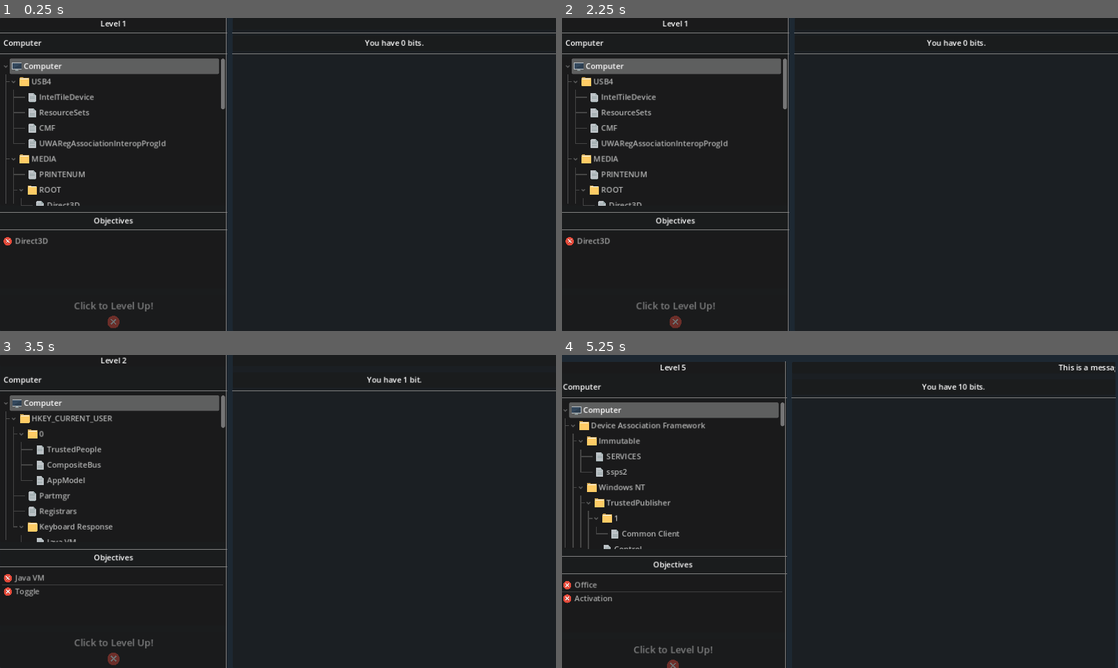
Above: before the commit, frames 1-4 (two rows, left to right).
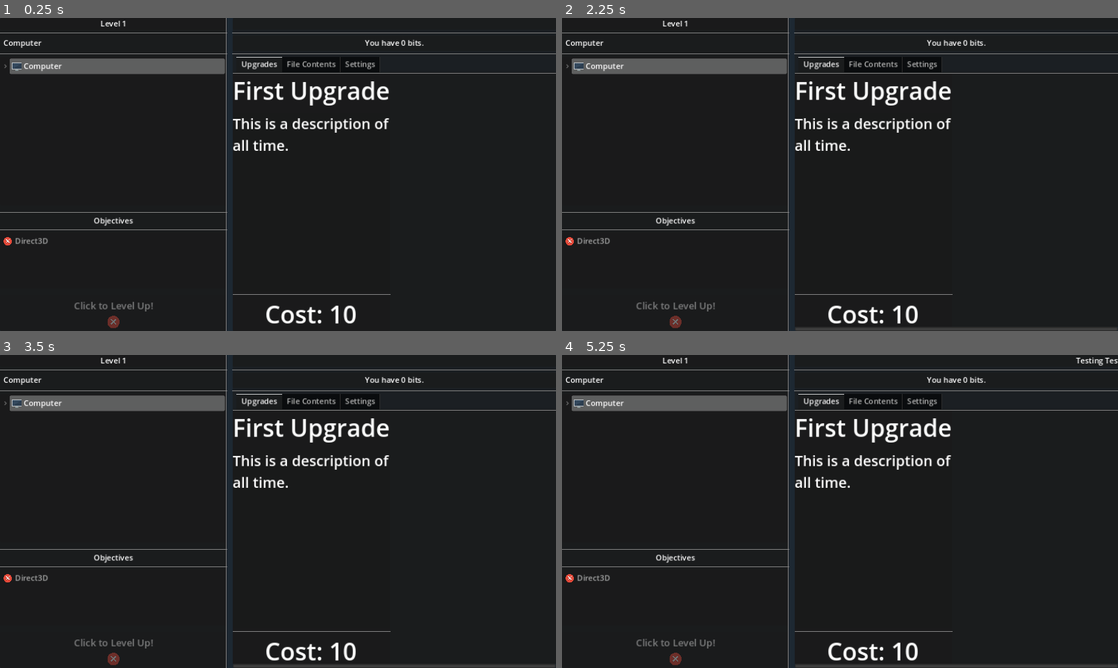
Above: after the commit, the same moments.

Repository: WoodyPython/Folder-Opener
Game: Godot game, scene res://main.tscn
Two runs of this game, one before a commit and one after it. Both use one fixed random seed, a clock stepped at 60 frames per second and the inputs below.
Inputs (mouse positions are in pixels of both pictures, inside the frame that each line leads up to):
- Up to frame 1 (0.25 s): no input
- Up to frame 2 (2.25 s): click (956, 202) at 0.52 s; click (956, 202) at 1.27 s; click (956, 202) at 2.02 s
- Up to frame 3 (3.5 s): tap Enter at 2.75 s; move the mouse to (400, 495) at 2.77 s; hold N (newTree) from 2.78 s (still down)
- Up to frame 4 (5.25 s): move the mouse to (728, 527) at 3.52 s; release N (newTree) at 3.53 s; tap N (newTree) at 3.6, 5.1 s; move the mouse to (895, 442) at 4.27 s; hold N (newTree) 4.28-5.03 s; move the mouse to (812, 574) at 5.02 s

The runs differ from the first frame. In frame 1, 3.7% of the frame differs, in the area x 0-100%, y 12-98%; in frame 2, 4.1%; in frame 3, 4.8%; in frame 4, 8.8%, in the area x 0-100%, y 0-100%.

Commit message:
Started work on upgrades

Diff:
--- a/FolderTree.gd
+++ b/FolderTree.gd
@@ -61,7 +61,7 @@
 		folderNames.remove_at(index);
 
 	appendTree(level, root, "flat");
-	#root.set_collapsed_recursive(true);
+	root.set_collapsed_recursive(true);
 
 	self.scroll_to_item(root);
 
--- a/LeftDisplay.gd
+++ b/LeftDisplay.gd
@@ -4,11 +4,16 @@
 @onready var tree = %FolderTree
 @onready var objective_list = %ObjectiveList
 @onready var directory = %"Directory Display"
+@onready var completeParticles = %LvlCompleteParticles
+@onready var objectiveParticles = %ObjectiveParticles
 
 var completedObjectives;
 var directoryName;
 
+var rng = RandomNumberGenerator.new();
+
 signal nextLevel();
+signal screenShake(percent);
 
 # Called when the node enters the scene tree for the first time.
 func _ready():
@@ -40,6 +45,14 @@
 
 	if(objectives.has(selected)):
 		if(!completedObjectives.has(selected)):
+			objectiveParticles.position = get_viewport().get_mouse_position();
+			objectiveParticles.position.y -= 100;
+			objectiveParticles.amount = rng.randi_range(4, 7);
+			objectiveParticles.emitting = true;
+			objectiveParticles.restart();
+
+			emit_signal("screenShake", 0.5);
+
 			completedObjectives.append(selected);
 		update_objectives(objectives);
 
@@ -60,4 +73,6 @@
 
 
 func _on_level_complete_btn_pressed():
+	completeParticles.emitting = true;
+	completeParticles.restart();
 	emit_signal("nextLevel");
--- a/RightDisplay.gd
+++ b/RightDisplay.gd
@@ -12,7 +12,7 @@
 
 # Called when the node enters the scene tree for the first time.
 func _ready():
-	newsList = ["This is a message...", "Testing Testing", "Hello!"];
+	newsList = ["This is a message...", "Testing Testing", "Hello!", ":o"];
 	newsTextI = -500;
 	pickNews();
 
--- /dev/null
+++ b/UpgradeGrid.gd
@@ -0,0 +1,15 @@
+extends GridContainer
+
+var upgradeList;
+@onready var upgradeObject = preload("res://upgrade_object.tscn").instantiate();
+
+
+# Called when the node enters the scene tree for the first time.
+func _ready():
+	add_child(upgradeObject);
+	upgradeObject.setParams("basic", 10, "First Upgrade", "This is a description of all time.");
+
+
+# Called every frame. 'delta' is the elapsed time since the previous frame.
+func _process(delta):
+	pass
--- /dev/null
+++ b/UpgradeObject.gd
@@ -0,0 +1,33 @@
+extends PanelContainer
+
+@onready var titleLabel = %Title
+@onready var descriptionLabel = %Description
+@onready var costLabel = %Cost
+
+var cost;
+var type;
+var title;
+var description;
+var bought;
+
+# Called when the node enters the scene tree for the first time.
+func _ready():
+	pass;
+
+# Called every frame. 'delta' is the elapsed time since the previous frame.
+func _process(delta):
+	pass
+
+func setParams(type, cost, title, description):
+	bought = false;
+	self.type = type;
+	self.cost = cost;
+	self.title = title;
+	self.description = description;
+
+	updateDescription();
+
+func updateDescription():
+	descriptionLabel.set_text(description);
+	costLabel.set_text("Cost: " + str(cost));
+	titleLabel.set_text(title);
--- a/left_display.tscn
+++ b/left_display.tscn
@@ -1,9 +1,51 @@
-[gd_scene load_steps=5 format=3 uid="uid://dqxjpxxvtg1jh"]
+[gd_scene load_steps=10 format=3 uid="uid://dqxjpxxvtg1jh"]
 
 [ext_resource type="Script" path="res://LeftDisplay.gd" id="1_0j0bb"]
 [ext_resource type="Script" path="res://FolderTree.gd" id="2_hn658"]
 [ext_resource type="Script" path="res://ObjectiveList.gd" id="3_g4rw5"]
 [ext_resource type="Texture2D" uid="uid://c325fwhngiwgv" path="res://Textures/NotFound.png" id="4_bve7x"]
+[ext_resource type="Texture2D" uid="uid://c8ca0ehb7iriu" path="res://Textures/Found.png" id="5_lilca"]
+[ext_resource type="Texture2D" uid="uid://dmwkm3jt3smhd" path="res://Textures/Gear.png" id="6_iavdn"]
+
+[sub_resource type="StyleBoxEmpty" id="StyleBoxEmpty_h1bdl"]
+
+[sub_resource type="ParticleProcessMaterial" id="ParticleProcessMaterial_iiodi"]
+resource_local_to_scene = true
+particle_flag_disable_z = true
+angle_min = -720.0
+angle_max = 720.0
+initial_velocity_min = 110.05
+initial_velocity_max = 587.92
+angular_velocity_min = -305.84
+angular_velocity_max = 144.62
+orbit_velocity_min = -0.051
+orbit_velocity_max = 0.177
+gravity = Vector3(0, 98, 0)
+scale_min = 0.0
+scale_max = 0.05
+hue_variation_min = -0.04
+hue_variation_max = 0.13
+turbulence_noise_strength = 0.0
+turbulence_noise_scale = 0.0
+turbulence_noise_speed_random = 0.39
+turbulence_influence_min = 0.0
+turbulence_influence_max = 0.0
+
+[sub_resource type="ParticleProcessMaterial" id="ParticleProcessMaterial_xl1up"]
+particle_flag_disable_z = true
+spread = 180.0
+initial_velocity_min = 66.37
+initial_velocity_max = 128.32
+angular_velocity_min = 8.87
+angular_velocity_max = 123.56
+gravity = Vector3(0, 98, 0)
+scale_min = 0.02
+scale_max = 0.05
+color = Color(0.886275, 0.980392, 0.956863, 1)
+hue_variation_min = -0.1
+hue_variation_max = -0.01
+turbulence_enabled = true
+turbulence_influence_min = 0.0
 
 [node name="Left Display" type="PanelContainer"]
 anchors_preset = 15
@@ -106,6 +148,7 @@
 layout_mode = 2
 size_flags_vertical = 3
 theme_override_constants/icon_margin = 5
+theme_override_styles/focus = SubResource("StyleBoxEmpty_h1bdl")
 allow_search = false
 text_overrun_behavior = 0
 item_count = 1
@@ -130,6 +173,37 @@
 vertical_icon_alignment = 2
 expand_icon = true
 
+[node name="LvlCompleteParticles" type="GPUParticles2D" parent="VBoxContainer/VSplitContainer/ObjectiveList/LevelCompleteBtn"]
+unique_name_in_owner = true
+position = Vector2(-16, 35)
+emitting = false
+amount = 50
+process_material = SubResource("ParticleProcessMaterial_iiodi")
+texture = ExtResource("5_lilca")
+lifetime = 15.0
+one_shot = true
+speed_scale = 3.44
+explosiveness = 1.0
+randomness = 0.31
+fixed_fps = 60
+visibility_rect = Rect2(-50, -50, 100, 100)
+trail_enabled = true
+trail_lifetime = 0.5
+
+[node name="ObjectiveParticles" type="GPUParticles2D" parent="VBoxContainer/VSplitContainer"]
+unique_name_in_owner = true
+emitting = false
+amount = 5
+process_material = SubResource("ParticleProcessMaterial_xl1up")
+texture = ExtResource("6_iavdn")
+lifetime = 2.5
+one_shot = true
+speed_scale = 2.36
+explosiveness = 0.89
+randomness = 0.33
+fixed_fps = 60
+trail_lifetime = 0.64
+
 [connection signal="cell_selected" from="VBoxContainer/VSplitContainer/FolderTree" to="VBoxContainer/VSplitContainer/FolderTree" method="_on_cell_selected"]
 [connection signal="item_activated" from="VBoxContainer/VSplitContainer/FolderTree" to="VBoxContainer/VSplitContainer/FolderTree" method="_on_item_activated"]
 [connection signal="showObjectives" from="VBoxContainer/VSplitContainer/FolderTree" to="." method="_on_folder_tree_show_objectives"]
--- a/main.gd
+++ b/main.gd
@@ -48,7 +48,7 @@
 	update_level_display();
 	left_display.tree_create(level);
 
-	camera_shake(1);
+	camera_shake(2);
 
 
 func _on_left_display_next_level():
@@ -61,3 +61,7 @@
 #gets the random offset based on current shake
 func get_random_offset():
 	return Vector2(rand.randf_range(-shake, shake), rand.randf_range(-shake, shake));
+
+
+func _on_left_display_screen_shake(percent):
+	camera_shake(percent);
--- a/main.tscn
+++ b/main.tscn
@@ -42,3 +42,4 @@
 anchor_mode = 0
 
 [connection signal="nextLevel" from="HBoxContainer/HSplitContainer/PanelContainer/Left Display" to="." method="_on_left_display_next_level"]
+[connection signal="screenShake" from="HBoxContainer/HSplitContainer/PanelContainer/Left Display" to="." method="_on_left_display_screen_shake"]
--- a/right_display.tscn
+++ b/right_display.tscn
@@ -1,6 +1,9 @@
-[gd_scene load_steps=2 format=3 uid="uid://c4wieuvlxnlob"]
+[gd_scene load_steps=4 format=3 uid="uid://c4wieuvlxnlob"]
 
 [ext_resource type="Script" path="res://RightDisplay.gd" id="1_hpkwl"]
+[ext_resource type="Script" path="res://UpgradeGrid.gd" id="2_qncru"]
+
+[sub_resource type="StyleBoxEmpty" id="StyleBoxEmpty_ll6c7"]
 
 [node name="Right Display" type="PanelContainer"]
 anchors_preset = 15
@@ -48,3 +51,52 @@
 
 [node name="HSeparator" type="HSeparator" parent="VBoxContainer"]
 layout_mode = 2
+
+[node name="ScrollContainer" type="ScrollContainer" parent="VBoxContainer"]
+layout_mode = 2
+size_flags_vertical = 3
+vertical_scroll_mode = 0
+
+[node name="TabContainer" type="TabContainer" parent="VBoxContainer/ScrollContainer"]
+layout_mode = 2
+size_flags_horizontal = 3
+size_flags_vertical = 3
+theme_override_styles/tab_focus = SubResource("StyleBoxEmpty_ll6c7")
+clip_tabs = false
+all_tabs_in_front = true
+
+[node name="Upgrades" type="MenuButton" parent="VBoxContainer/ScrollContainer/TabContainer"]
+layout_mode = 2
+
+[node name="HSeparator" type="HSeparator" parent="VBoxContainer/ScrollContainer/TabContainer/Upgrades"]
+layout_mode = 1
+anchors_preset = 10
+anchor_right = 1.0
+offset_bottom = 4.0
+grow_horizontal = 2
+
+[node name="ScrollContainer" type="ScrollContainer" parent="VBoxContainer/ScrollContainer/TabContainer/Upgrades"]
+layout_mode = 1
+anchors_preset = 15
+anchor_right = 1.0
+anchor_bottom = 1.0
+offset_top = 3.0
+grow_horizontal = 2
+grow_vertical = 2
+
+[node name="UpgradeGrid" type="GridContainer" parent="VBoxContainer/ScrollContainer/TabContainer/Upgrades/ScrollContainer"]
+layout_mode = 2
+size_flags_horizontal = 3
+size_flags_vertical = 3
+theme_override_constants/h_separation = 5
+theme_override_constants/v_separation = 5
+columns = 3
+script = ExtResource("2_qncru")
+
+[node name="File Contents" type="MenuButton" parent="VBoxContainer/ScrollContainer/TabContainer"]
+visible = false
+layout_mode = 2
+
+[node name="Settings" type="MenuButton" parent="VBoxContainer/ScrollContainer/TabContainer"]
+visible = false
+layout_mode = 2
--- /dev/null
+++ b/upgrade_object.tscn
@@ -0,0 +1,53 @@
+[gd_scene load_steps=2 format=3 uid="uid://bgg2ij8thb2yf"]
+
+[ext_resource type="Script" path="res://UpgradeObject.gd" id="1_gwvu2"]
+
+[node name="UpgradeObject" type="PanelContainer"]
+anchors_preset = 15
+anchor_right = 1.0
+anchor_bottom = 1.0
+grow_horizontal = 2
+grow_vertical = 2
+size_flags_horizontal = 3
+size_flags_vertical = 3
+script = ExtResource("1_gwvu2")
+
+[node name="VBoxContainer" type="VBoxContainer" parent="."]
+layout_mode = 2
+
+[node name="Title" type="Label" parent="VBoxContainer"]
+unique_name_in_owner = true
+layout_mode = 2
+size_flags_vertical = 0
+theme_override_font_sizes/font_size = 50
+text = "Upgrade Title"
+horizontal_alignment = 1
+vertical_alignment = 1
+
+[node name="HSeparator" type="HSeparator" parent="VBoxContainer"]
+layout_mode = 2
+size_flags_vertical = 4
+
+[node name="PanelContainer" type="PanelContainer" parent="VBoxContainer"]
+layout_mode = 2
+size_flags_vertical = 3
+
+[node name="Description" type="Label" parent="VBoxContainer/PanelContainer"]
+unique_name_in_owner = true
+layout_mode = 2
+size_flags_vertical = 1
+theme_override_font_sizes/font_size = 30
+text = "Upgrade Description."
+autowrap_mode = 1
+
+[node name="HSeparator2" type="HSeparator" parent="VBoxContainer"]
+layout_mode = 2
+size_flags_vertical = 8
+
+[node name="Cost" type="Label" parent="VBoxContainer"]
+unique_name_in_owner = true
+layout_mode = 2
+size_flags_vertical = 8
+theme_override_font_sizes/font_size = 50
+text = "Cost: 100"
+horizontal_alignment = 1
Binary file added: Textures/Gear.png
Not shown, added: Textures/Gear.png.import
